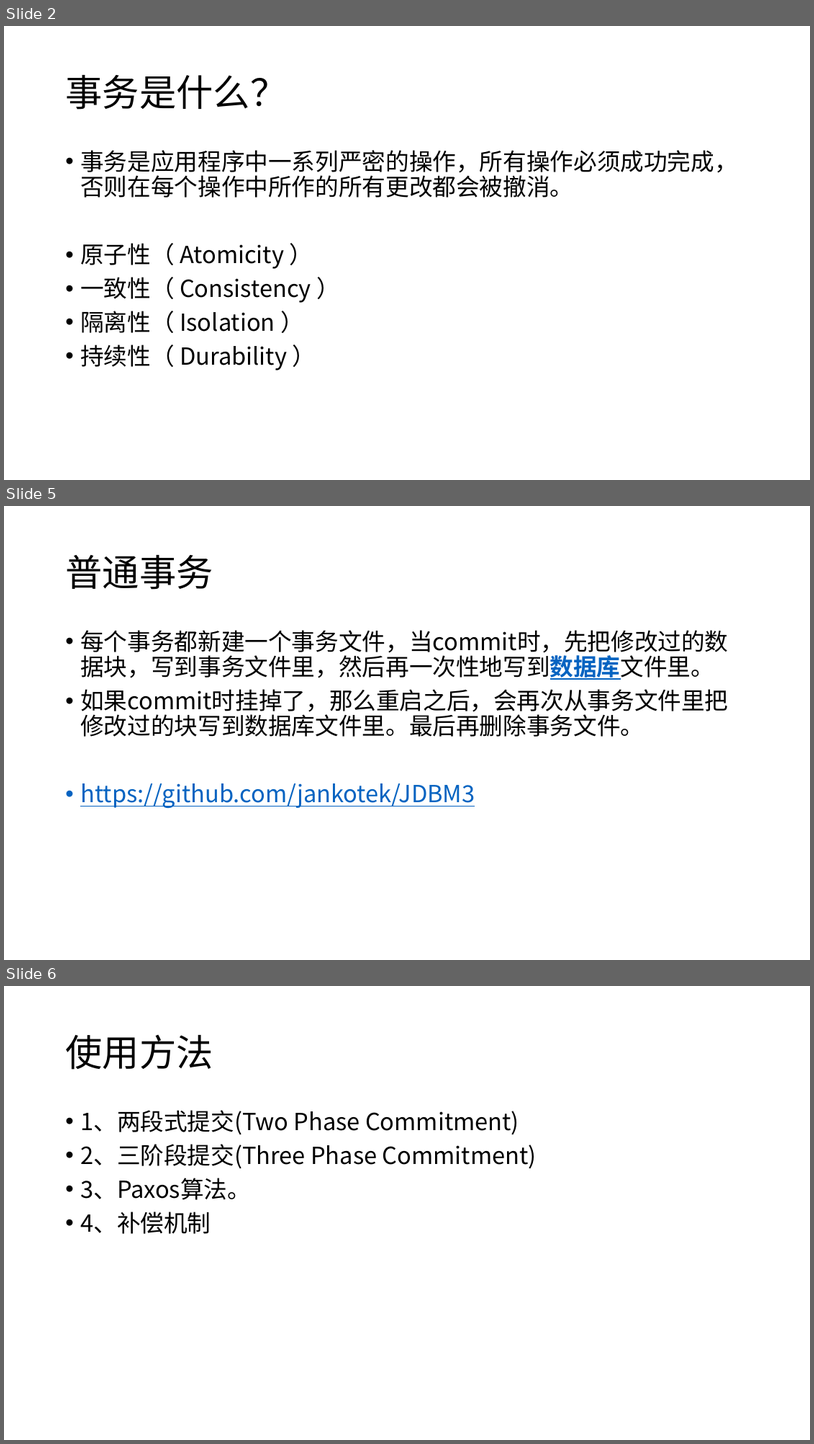
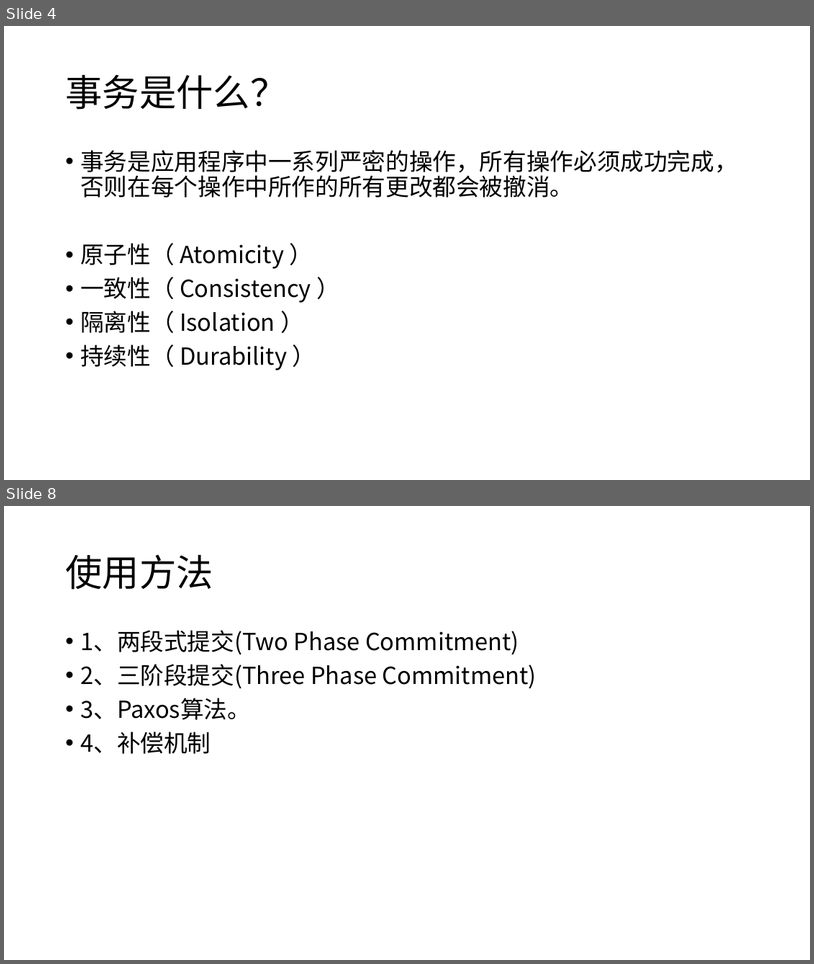
Before and after one commit to courage89/xa_presentation, a slide deck: 分布式事务.pptx. Shown one above the other, each under a label of ours: slides 2, 5 and 6 before the commit, slides 4 and 8 after it; the slides between them are not shown. The pictures are 814x1444 and 814x964 pixels, drawn with LibreOffice and Linux fonts; fonts in the diff are those of the drawing. Boxes give left, top, right and bottom in pixels: in the first picture for what was removed or moved away, otherwise in the second. Text is boxed around its words. In the diff, an @@ line names an element or a change of style, - is before the commit and + after.

```diff
--- a/分布式事务.pptx
+++ b/分布式事务.pptx
@@ slide 5 removed at bbox=[4, 506, 810, 960], background #FFFFFF @@
@@ title removed at bbox=[65, 555, 213, 590] @@
-普通事务
@@ text removed at bbox=[80, 630, 728, 808] @@
-• 每个事务都新建一个事务文件，当commit时，先把修改过的数据块，写到事务文件里，然后再一次性地写到数据库文件里。
-• 如果commit时挂掉了，那么重启之后，会再次从事务文件里把修改过的块写到数据库文件里。最后再删除事务文件。
-• https://github.com/jankotek/JDBM3
@@ what was slide 2 is now slide 4 @@
@@ what was slide 6 is now slide 8 @@
```
Also in this commit, not shown: 1 slide changed, 4 slides added, 1 other slide removed.
